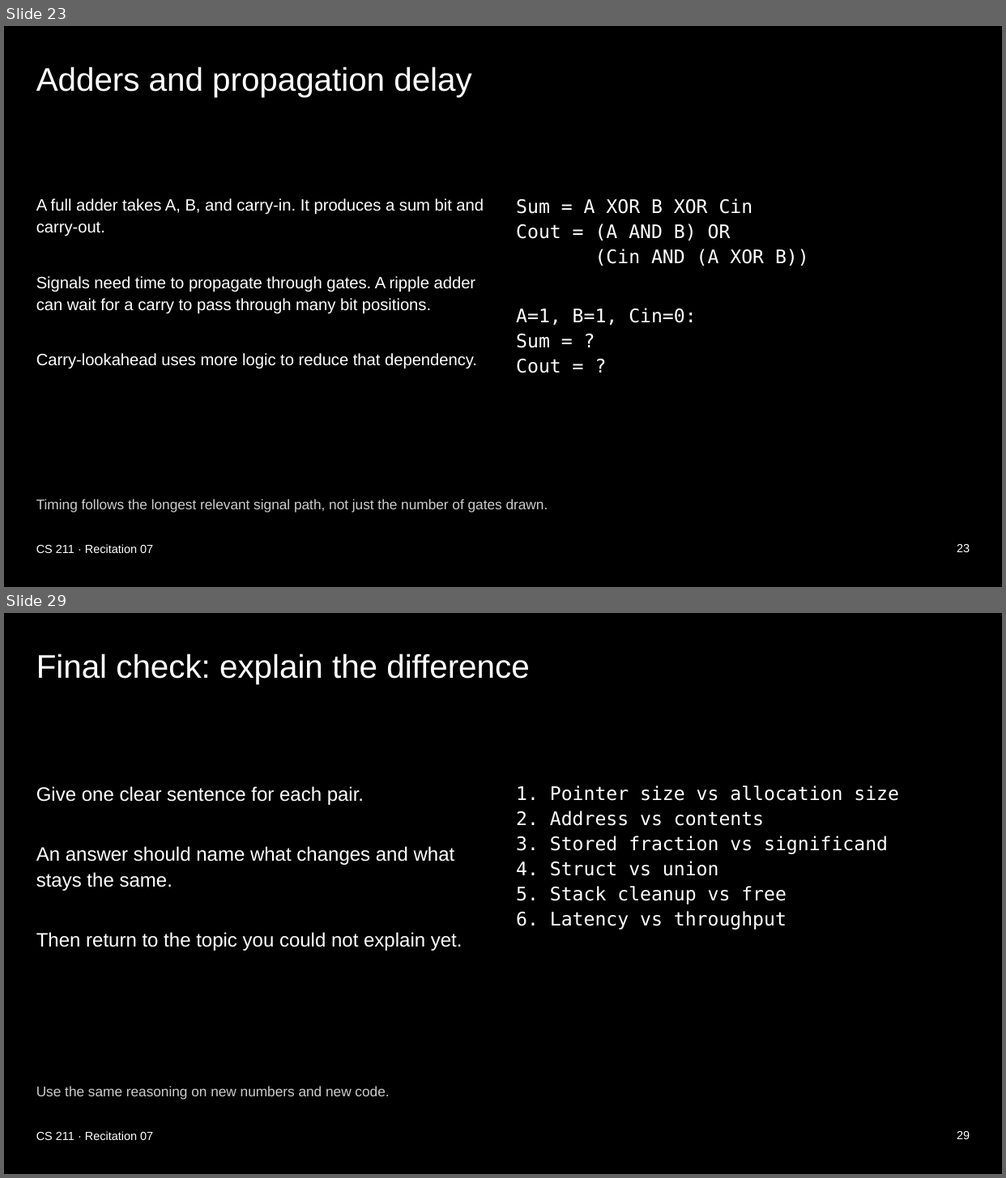
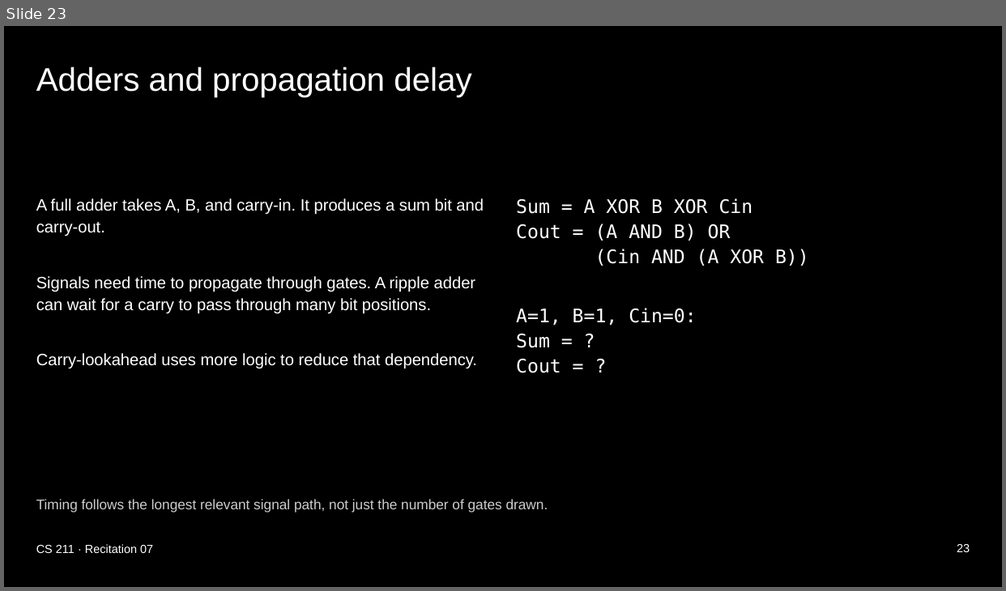
Before and after one commit to xsebby/portfolio, a slide deck: public/presentations/CS211_Recitation_7.pptx. Shown one above the other, each under a label of ours: slides 23 and 29 before the commit, slide 23 after it; the slides between them are not shown. The pictures are 1006x1178 and 1006x591 pixels, drawn with LibreOffice and Linux fonts; fonts in the diff are those of the drawing. Boxes give left, top, right and bottom in pixels: in the first picture for what was removed or moved away, otherwise in the second. Text is boxed around its words. In the diff, an @@ line names an element or a change of style, - is before the commit and + after.

```diff
--- a/public/presentations/CS211_Recitation_7.pptx
+++ b/public/presentations/CS211_Recitation_7.pptx
@@ slide 29 removed at bbox=[4, 613, 1002, 1174], background #000000 @@
@@ title removed at bbox=[36, 653, 529, 684] @@
-Final check: explain the difference
@@ text removed at bbox=[36, 786, 462, 951] @@
-Give one clear sentence for each pair.
-An answer should name what changes and what stays the same.
-Then return to the topic you could not explain yet.
@@ text removed at bbox=[516, 786, 899, 930] @@
-1. Pointer size vs allocation size
-2. Address vs contents
-3. Stored fraction vs significand
-4. Struct vs union
-5. Stack cleanup vs free
-6. Latency vs throughput
@@ text removed at bbox=[36, 1086, 389, 1100] @@
-Use the same reasoning on new numbers and new code.
@@ text removed at bbox=[36, 1131, 153, 1140] @@
-CS 211 · Recitation 07
@@ text removed at bbox=[957, 1131, 970, 1139] @@
-29
```
Also in this commit, not shown: 5 other slides removed, 1 other file.
